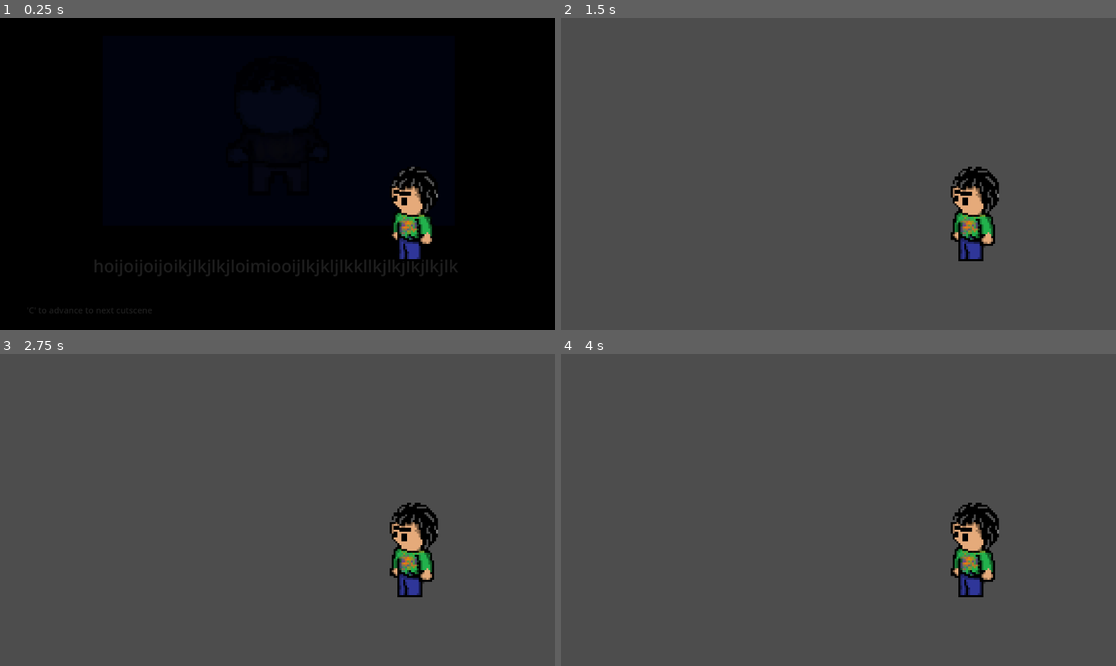
Above: before the commit, frames 1-4 (two rows, left to right).
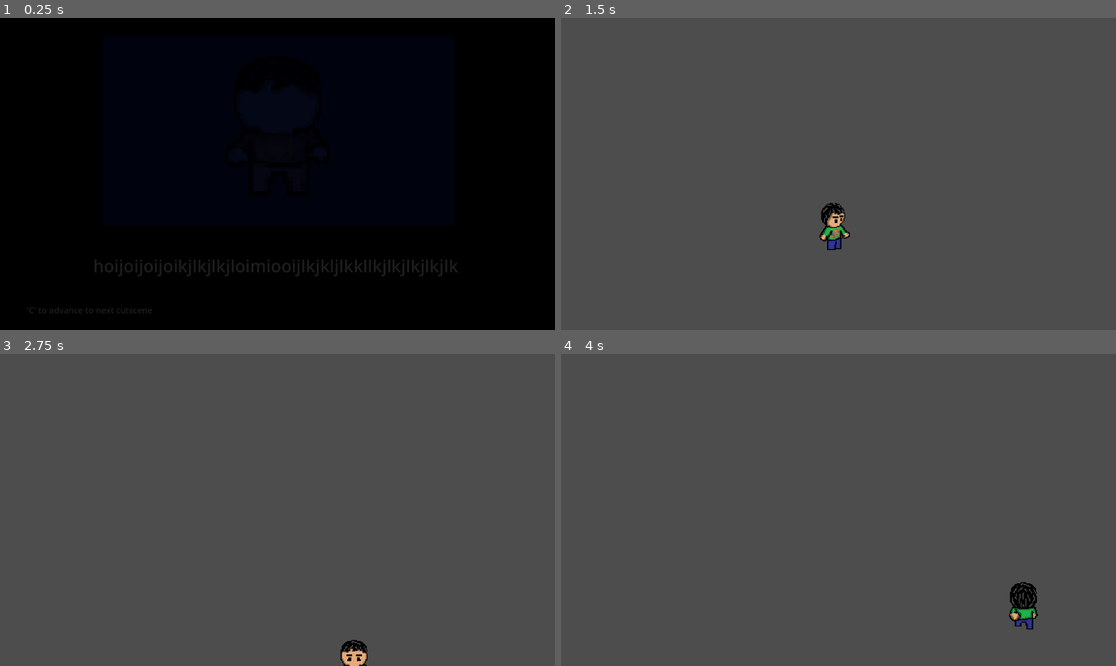
Above: after the commit, the same moments.

Repository: userbooi/openworld
Game: Godot game, scene res://main.tscn
Same seed, same stepped clock (60 frames per second), same inputs: the game is played once before the commit and once after it.
Inputs:
- Up to frame 1 (0.25 s): no input
- Up to frame 2 (1.5 s): click "START" at 0.5 s; hold D (right, bound only after the commit) from 1.28 s (still down); tap C (advanceCutscene) at 1.35 s
- Up to frame 3 (2.75 s): release D (right, bound only after the commit) at 2.03 s; hold S (down, bound only after the commit) from 2.03 s (still down); tap C (advanceCutscene) at 2.1 s
- Up to frame 4 (4 s): release S (down, bound only after the commit) at 2.78 s; hold D (right, bound only after the commit) 2.78-3.53 s; tap C (advanceCutscene) at 2.85, 3.6 s; hold W (up, bound only after the commit) from 3.53 s (still down)

The runs differ from the first frame. In frame 1, 1.2% of the frame differs, in the area x 70-79%, y 47-78%; in frame 2, 2.5%; in frame 3, 2.3%; in frame 4, 2.5%, in the area x 70-86%, y 47-89%.

Commit message:
Feb. 25, 2025 meeting

Diff:
--- a/main.tscn
+++ b/main.tscn
@@ -7,6 +7,10 @@
 
 [node name="main" type="Node2D"]
 script = ExtResource("1_n77nj")
+
+[node name="Player" parent="." instance=ExtResource("4_fef01")]
+position = Vector2(510, 446)
+scale = Vector2(0.5, 0.5)
 
 [node name="ColorRect" type="ColorRect" parent="."]
 offset_left = -36.0
@@ -21,8 +25,5 @@
 
 [node name="MainMenu" parent="." instance=ExtResource("1_xcyxj")]
 
-[node name="Player" parent="." instance=ExtResource("4_fef01")]
-position = Vector2(861, 433)
-
 [connection signal="startMenu" from="Cutscenes" to="MainMenu" method="_on_cutscenes_start_menu"]
 [connection signal="startGame" from="MainMenu" to="." method="_on_main_menu_start_game"]
--- a/player.gd
+++ b/player.gd
@@ -1,11 +1,49 @@
-extends Area2D
+extends CharacterBody2D
 
 
-# Called when the node enters the scene tree for the first time.
-func _ready() -> void:
-	pass # Replace with function body.
+const SPEED = 300.0
+var facing = "S"
 
+func _process(delta: float) -> void:
+	if velocity == Vector2.ZERO:
+		if facing == "S":
+			$AnimatedSprite2D.play("idleS")
+		elif facing == "N":
+			$AnimatedSprite2D.play("idleN")
+		elif facing == "W":
+			$AnimatedSprite2D.play("idleW")
+		elif facing == "E":
+			$AnimatedSprite2D.play("idleE")
+	else:
+		if facing == "S":
+			$AnimatedSprite2D.play("walkS")
+		elif facing == "N":
+			$AnimatedSprite2D.play("walkN")
+		elif facing == "W":
+			$AnimatedSprite2D.play("walkW")
+		elif facing == "E":
+			$AnimatedSprite2D.play("walkE")
 
-# Called every frame. 'delta' is the elapsed time since the previous frame.
-func _process(delta: float) -> void:
-	pass
+func _physics_process(delta: float) -> void:
+	var dew := Input.get_axis("left", "right")
+	var dns := Input.get_axis("up", "down")
+
+	if dew:
+		if dew < 0:
+			facing = "W"
+		else:
+			facing = "E"
+		velocity.x = dew * SPEED
+	else:
+		velocity.x = move_toward(velocity.x, 0, SPEED)
+
+	if dns:
+		if dns < 0:
+			facing = "N"
+		else:
+			facing = "S"
+		velocity.y = dns * SPEED
+	else:
+		velocity.y = move_toward(velocity.y, 0, SPEED)
+
+	move_and_slide()
--- a/player.tscn
+++ b/player.tscn
@@ -29,6 +29,10 @@
 [ext_resource type="Texture2D" uid="uid://dxy1xa2ole8ru" path="res://Art/player/player_walk_s/pixil-frame-1.png" id="26_p7q6f"]
 [ext_resource type="Texture2D" uid="uid://b4larrs2ssxqf" path="res://Art/player/player_walk_s/pixil-frame-2.png" id="27_258or"]
 [ext_resource type="Texture2D" uid="uid://cewr3bdm4eueg" path="res://Art/player/player_walk_s/pixil-frame-3.png" id="28_agmxp"]
+[ext_resource type="Texture2D" uid="uid://bfrayu80fyk3c" path="res://Art/player/player_walk_w/pixil-frame-0.png" id="30_jpyr5"]
+[ext_resource type="Texture2D" uid="uid://b6iw3kub5kikq" path="res://Art/player/player_walk_w/pixil-frame-1.png" id="31_54mlb"]
+[ext_resource type="Texture2D" uid="uid://drq0xl0cybkv4" path="res://Art/player/player_walk_w/pixil-frame-2.png" id="32_a0pvm"]
+[ext_resource type="Texture2D" uid="uid://bl6lsvx4cqm76" path="res://Art/player/player_walk_w/pixil-frame-3.png" id="33_nmhbc"]
 
 [sub_resource type="SpriteFrames" id="SpriteFrames_ny5vr"]
 animations = [{
@@ -153,16 +157,16 @@
 }, {
 "frames": [{
 "duration": 1.0,
-"texture": ExtResource("13_ul8bm")
+"texture": ExtResource("30_jpyr5")
 }, {
 "duration": 1.0,
-"texture": ExtResource("14_jel82")
+"texture": ExtResource("31_54mlb")
 }, {
 "duration": 1.0,
-"texture": ExtResource("15_03gw0")
+"texture": ExtResource("32_a0pvm")
 }, {
 "duration": 1.0,
-"texture": ExtResource("16_ycdi8")
+"texture": ExtResource("33_nmhbc")
 }],
 "loop": true,
 "name": &"walkW",
@@ -172,13 +176,12 @@
 [sub_resource type="RectangleShape2D" id="RectangleShape2D_enpbv"]
 size = Vector2(84, 165)
 
-[node name="Player" type="Area2D"]
+[node name="Player" type="CharacterBody2D"]
 script = ExtResource("1_piwkk")
 
 [node name="AnimatedSprite2D" type="AnimatedSprite2D" parent="."]
 sprite_frames = SubResource("SpriteFrames_ny5vr")
-animation = &"idleW"
-frame_progress = 0.180292
+animation = &"walkW"
 
 [node name="CollisionShape2D" type="CollisionShape2D" parent="."]
 position = Vector2(-3, -18.5)
--- a/project.godot
+++ b/project.godot
@@ -22,3 +22,23 @@
 "events": [Object(InputEventKey,"resource_local_to_scene":false,"resource_name":"","device":-1,"window_id":0,"alt_press …(191 unchanged characters)…
 ]
 }
+left={
+"deadzone": 0.5,
+"events": [Object(InputEventKey,"resource_local_to_scene":false,"resource_name":"","device":-1,"window_id":0,"alt_pressed":false,"shift_pressed":false,"ctrl_pressed":false,"meta_pressed":false,"pressed":false,"keycode":0,"physical_keycode":65,"key_label":0,"unicode":97,"location":0,"echo":false,"script":null)
+]
+}
+right={
+"deadzone": 0.5,
+"events": [Object(InputEventKey,"resource_local_to_scene":false,"resource_name":"","device":-1,"window_id":0,"alt_pressed":false,"shift_pressed":false,"ctrl_pressed":false,"meta_pressed":false,"pressed":false,"keycode":0,"physical_keycode":68,"key_label":0,"unicode":100,"location":0,"echo":false,"script":null)
+]
+}
+up={
+"deadzone": 0.5,
+"events": [Object(InputEventKey,"resource_local_to_scene":false,"resource_name":"","device":-1,"window_id":0,"alt_pressed":false,"shift_pressed":false,"ctrl_pressed":false,"meta_pressed":false,"pressed":false,"keycode":0,"physical_keycode":87,"key_label":0,"unicode":119,"location":0,"echo":false,"script":null)
+]
+}
+down={
+"deadzone": 0.5,
+"events": [Object(InputEventKey,"resource_local_to_scene":false,"resource_name":"","device":-1,"window_id":0,"alt_pressed":false,"shift_pressed":false,"ctrl_pressed":false,"meta_pressed":false,"pressed":false,"keycode":0,"physical_keycode":83,"key_label":0,"unicode":115,"location":0,"echo":false,"script":null)
+]
+}
Not shown: 1 places in player.tscn that only renumber resources
